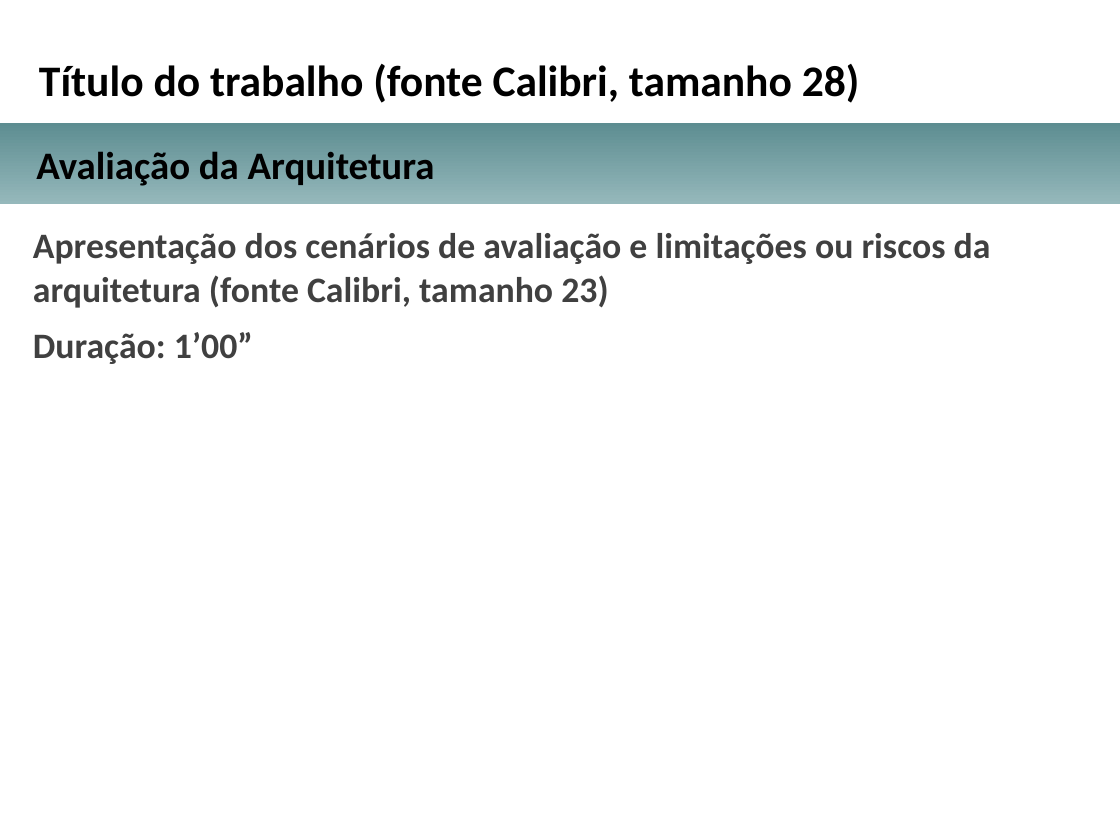
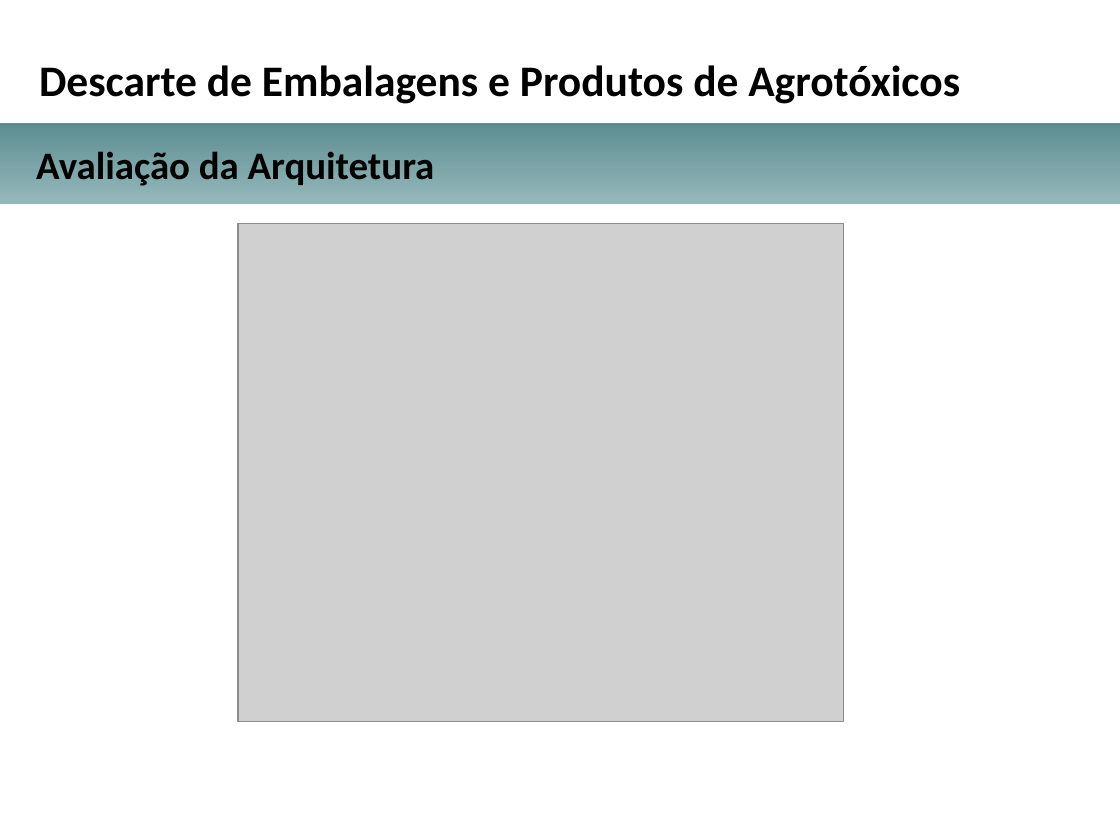
Before and after one commit to michellerodrigues/AgendamentoLambda, a slide deck: slide 10 of docs_tcc/apresentacao_projeto_arquitetural_TCC.pptx. Drawn at 1120x840 pixels with LibreOffice and Linux fonts; fonts in the diff are those of the drawing; grey boxes stand for pictures; background and template pictures are left out. Boxes give left, top, right and bottom in pixels: in the first picture for what was removed or moved away, otherwise in the second. Text is boxed around its words. In the diff, an @@ line names an element or a change of style, - is before the commit and + after.

```diff
--- a/docs_tcc/apresentacao_projeto_arquitetural_TCC.pptx
+++ b/docs_tcc/apresentacao_projeto_arquitetural_TCC.pptx
@@ text at (39, 65, 960, 104): text changed @@
-Título do trabalho (fonte Calibri, tamanho 28)
+Descarte de Embalagens e Produtos de Agrotóxicos
@@ text removed at (33, 233, 991, 364) @@
-Apresentação dos cenários de avaliação e limitações ou riscos da arquitetura (fonte Calibri, tamanho 23)
-Duração: 1’00”
@@ picture added at (239, 223, 843, 721) @@
```
Also in this commit, not shown: 3 other slides changed, 7 slides added, 7 slides removed, 1 other file.
